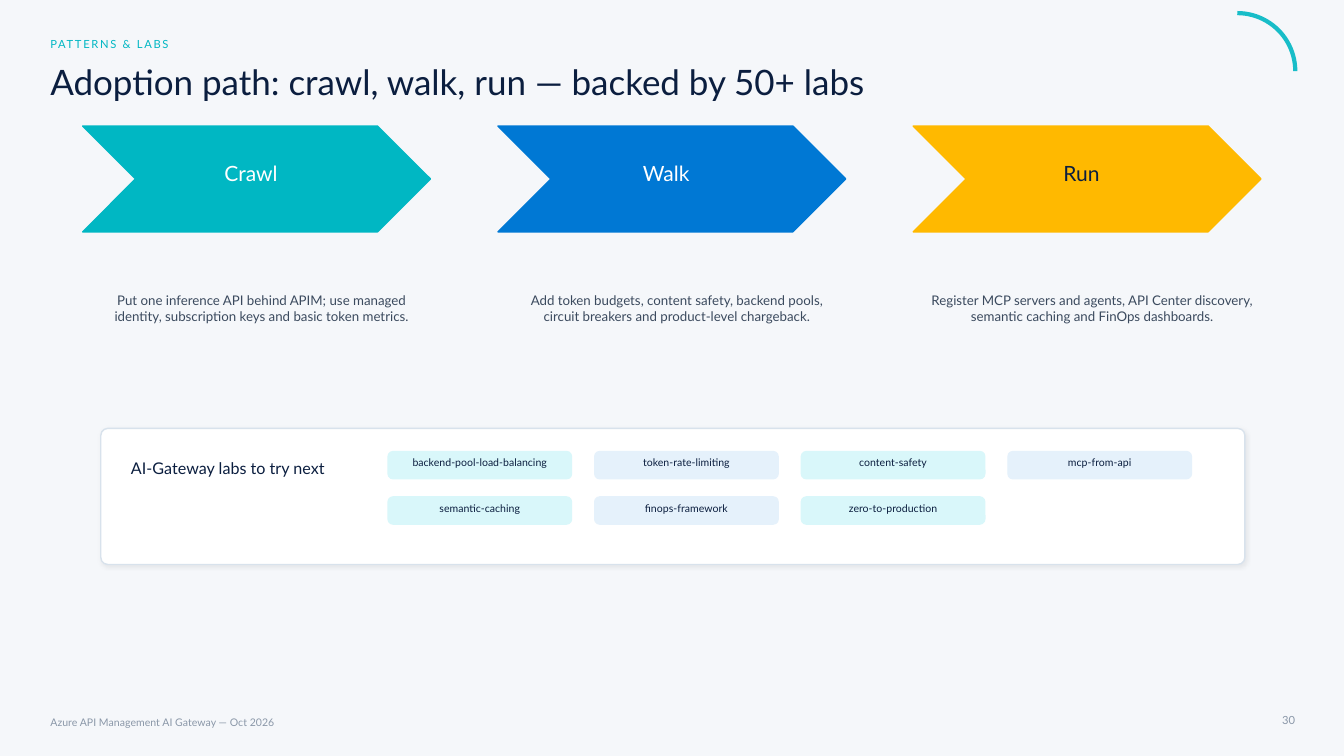
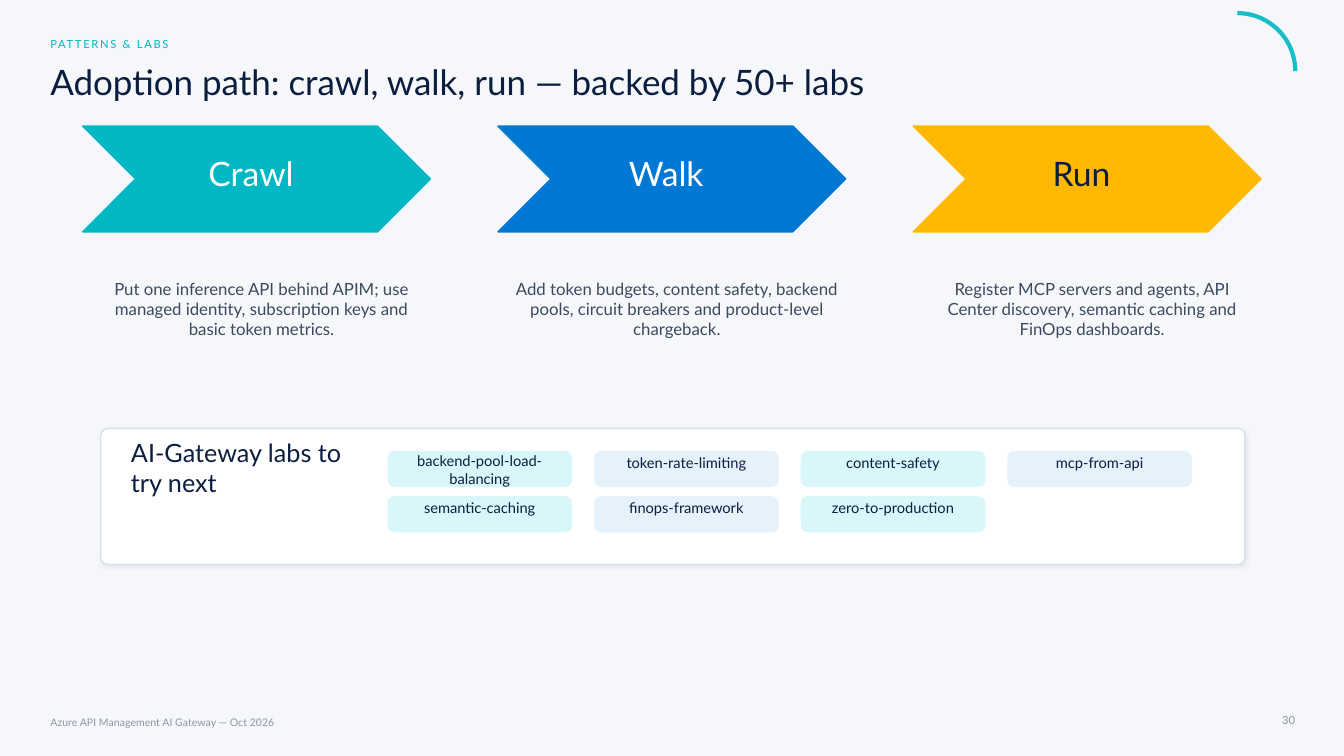
Before and after one commit to frkim/apim-demo, a slide deck: slide 30 of docs/presentations/apim-ai-gateway-session.pptx. Drawn at 1344x756 pixels with LibreOffice and Linux fonts; fonts in the diff are those of the drawing. Boxes give left, top, right and bottom in pixels: in the first picture for what was removed or moved away, otherwise in the second. Text is boxed around its words. In the diff, an @@ line names an element or a change of style, - is before the commit and + after.

```diff
--- a/docs/presentations/apim-ai-gateway-session.pptx
+++ b/docs/presentations/apim-ai-gateway-session.pptx
@@ size 15 to 24 pt in 3 elements at (208, 161, 293, 187), (629, 161, 704, 187), (1053, 162, 1111, 187) @@
@@ size 9.5 to 12 pt in 3 elements at (114, 282, 408, 335), (516, 282, 837, 338), (948, 282, 1236, 338) @@
@@ text "AI-Gateway labs to try next" at (131, 443, 341, 497): size 11.5 to 18 pt @@
@@ rounded rectangle: place and size @@
-rounded rectangle at (388, 452, 572, 479)
+rounded rectangle at (388, 452, 572, 487)
@@ size 7.5 to 10.5 pt in 7 elements at (627, 457, 747, 471), (846, 457, 940, 471), (1056, 457, 1143, 471), (424, 502, 535, 516), (629, 502, 743, 516), (832, 502, 954, 516), (417, 455, 542, 487) @@
@@ rounded rectangle: place and size @@
-rounded rectangle at (595, 452, 778, 479)
+rounded rectangle at (595, 452, 778, 487)
@@ rounded rectangle: place and size @@
-rounded rectangle at (802, 452, 985, 479)
+rounded rectangle at (802, 452, 985, 487)
@@ rounded rectangle: place and size @@
-rounded rectangle at (1008, 452, 1192, 479)
+rounded rectangle at (1008, 452, 1192, 487)
@@ rounded rectangle: place and size @@
-rounded rectangle at (388, 497, 572, 524)
+rounded rectangle at (388, 497, 572, 532)
@@ rounded rectangle: place and size @@
-rounded rectangle at (595, 497, 778, 524)
+rounded rectangle at (595, 497, 778, 532)
@@ rounded rectangle: place and size @@
-rounded rectangle at (802, 497, 985, 524)
+rounded rectangle at (802, 497, 985, 532)
```
Also in this commit, not shown: 22 other slides changed.
